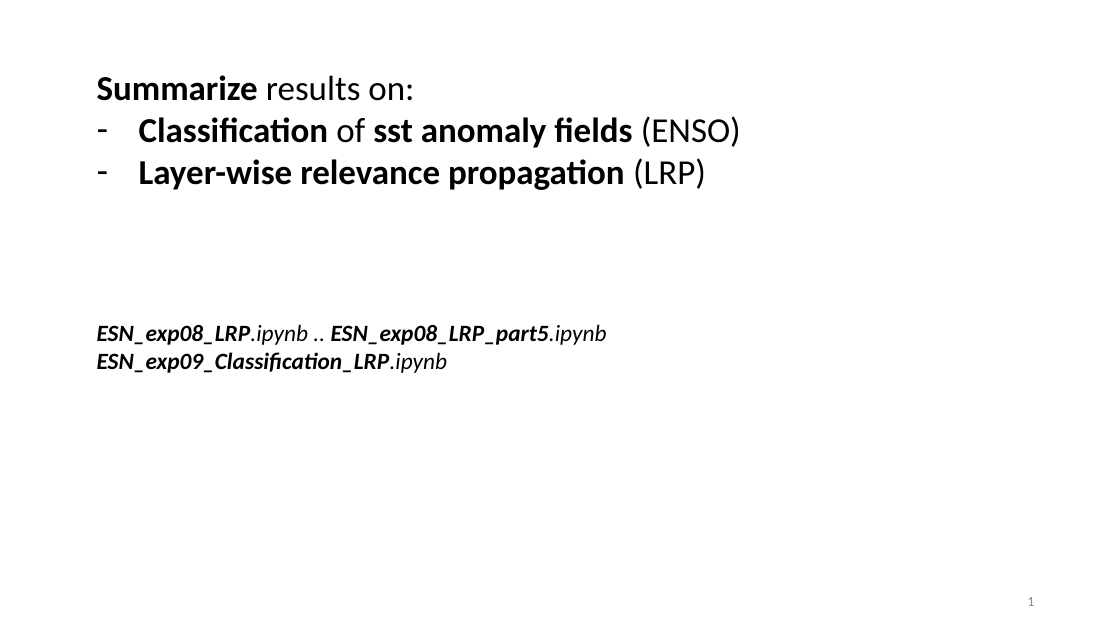
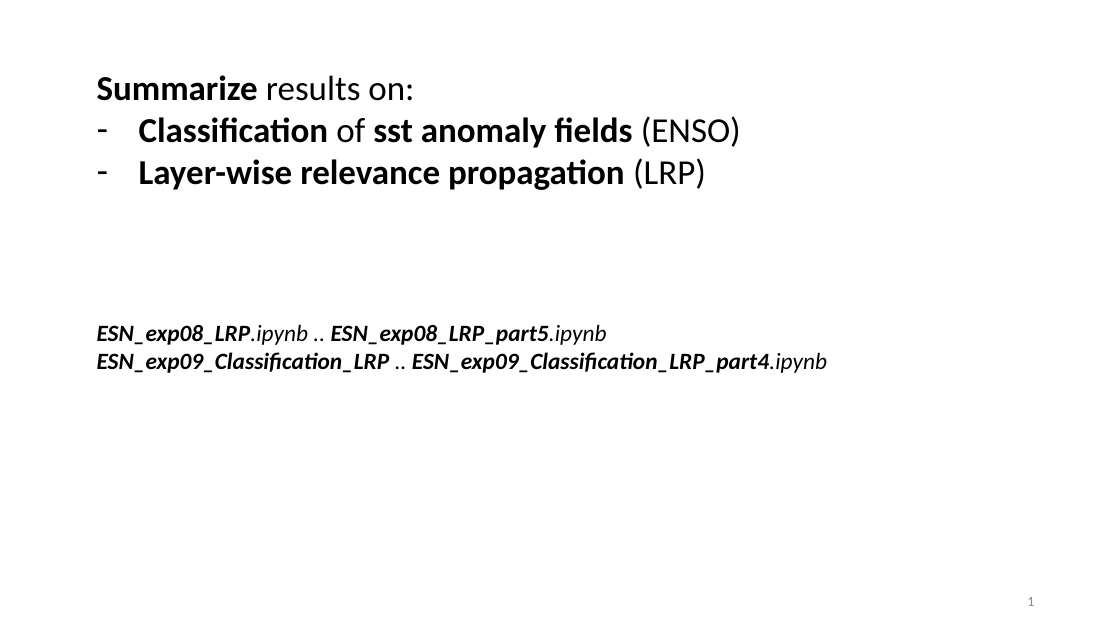
Before and after one commit to MarcoLandtHayen/EchoStateNetworks, a slide deck: slide 1 of ESN_exp09_Classification_LRP.pptx. Drawn at 1120x630 pixels with LibreOffice and Linux fonts; fonts in the diff are those of the drawing. Boxes give left, top, right and bottom in pixels: in the first picture for what was removed or moved away, otherwise in the second. Text is boxed around its words. In the diff, an @@ line names an element or a change of style, - is before the commit and + after.

Commit message:
startet new notebook as part4 of ESN_exp09_Classification_LRP, revising and refactoring data pre-processing, then summarized interim results in some ppt slides and updated README

```diff
--- a/ESN_exp09_Classification_LRP.pptx
+++ b/ESN_exp09_Classification_LRP.pptx
@@ text at bbox=[97, 352, 827, 373]: text changed @@
-ESN_exp09_Classification_LRP.ipynb
+ESN_exp09_Classification_LRP .. ESN_exp09_Classification_LRP_part4.ipynb
```
Also in this commit, not shown: 10 other slides changed, 5 slides added, 4 other files.
